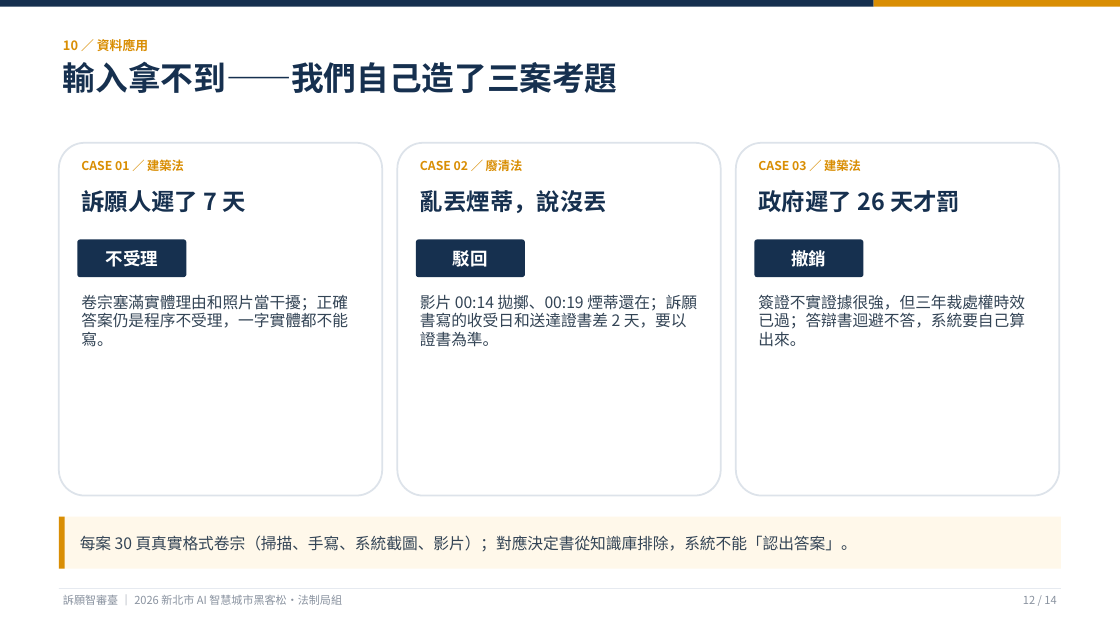
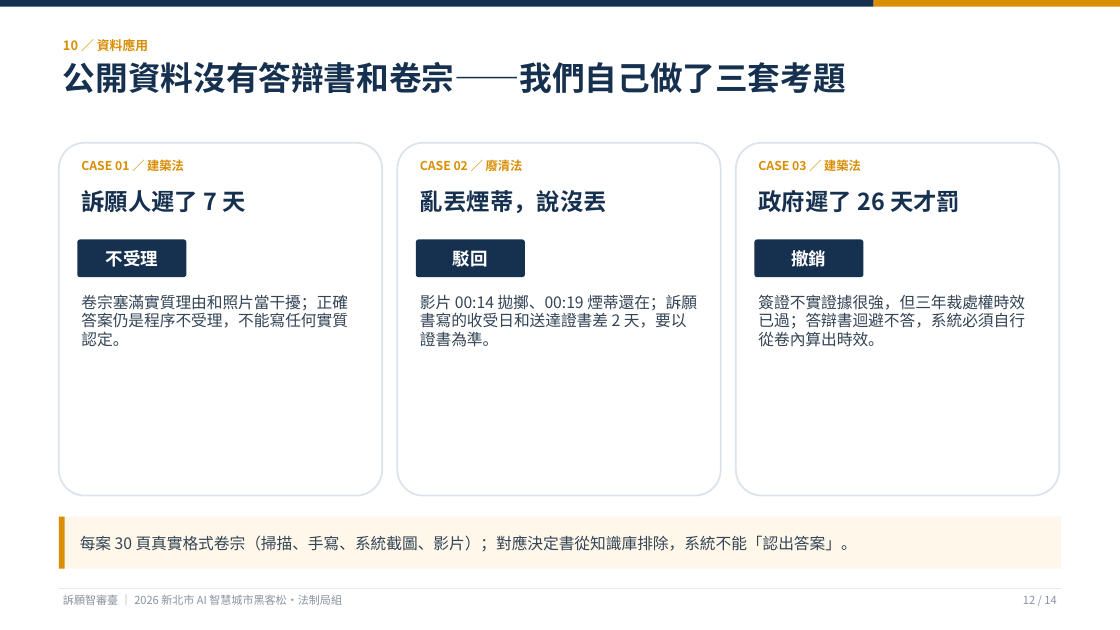
Before and after one commit to KevinMursh/hackathon_wisxxxx, a slide deck: slide 12 of docs/提案/提案簡報-訴願智審臺.pptx. Drawn at 1120x630 pixels with LibreOffice and Linux fonts; fonts in the diff are those of the drawing. Boxes give left, top, right and bottom in pixels: in the first picture for what was removed or moved away, otherwise in the second. Text is boxed around its words. In the diff, an @@ line names an element or a change of style, - is before the commit and + after.

```diff
--- a/docs/提案/提案簡報-訴願智審臺.pptx
+++ b/docs/提案/提案簡報-訴願智審臺.pptx
@@ text at [63,62,846,93]: text changed @@
-輸入拿不到——我們自己造了三案考題
+公開資料沒有答辯書和卷宗——我們自己做了三套考題
@@ text at [81,294,348,346]: text changed @@
-卷宗塞滿實體理由和照片當干擾；正確答案仍是程序不受理，一字實體都不能寫。
+卷宗塞滿實質理由和照片當干擾；正確答案仍是程序不受理，不能寫任何實質認定。
@@ text at [758,294,1025,347]: text changed @@
-簽證不實證據很強，但三年裁處權時效已過；答辯書迴避不答，系統要自己算出來。
+簽證不實證據很強，但三年裁處權時效已過；答辯書迴避不答，系統必須自行從卷內算出時效。
```
Also in this commit, not shown: 13 other slides changed, 4 other files.
